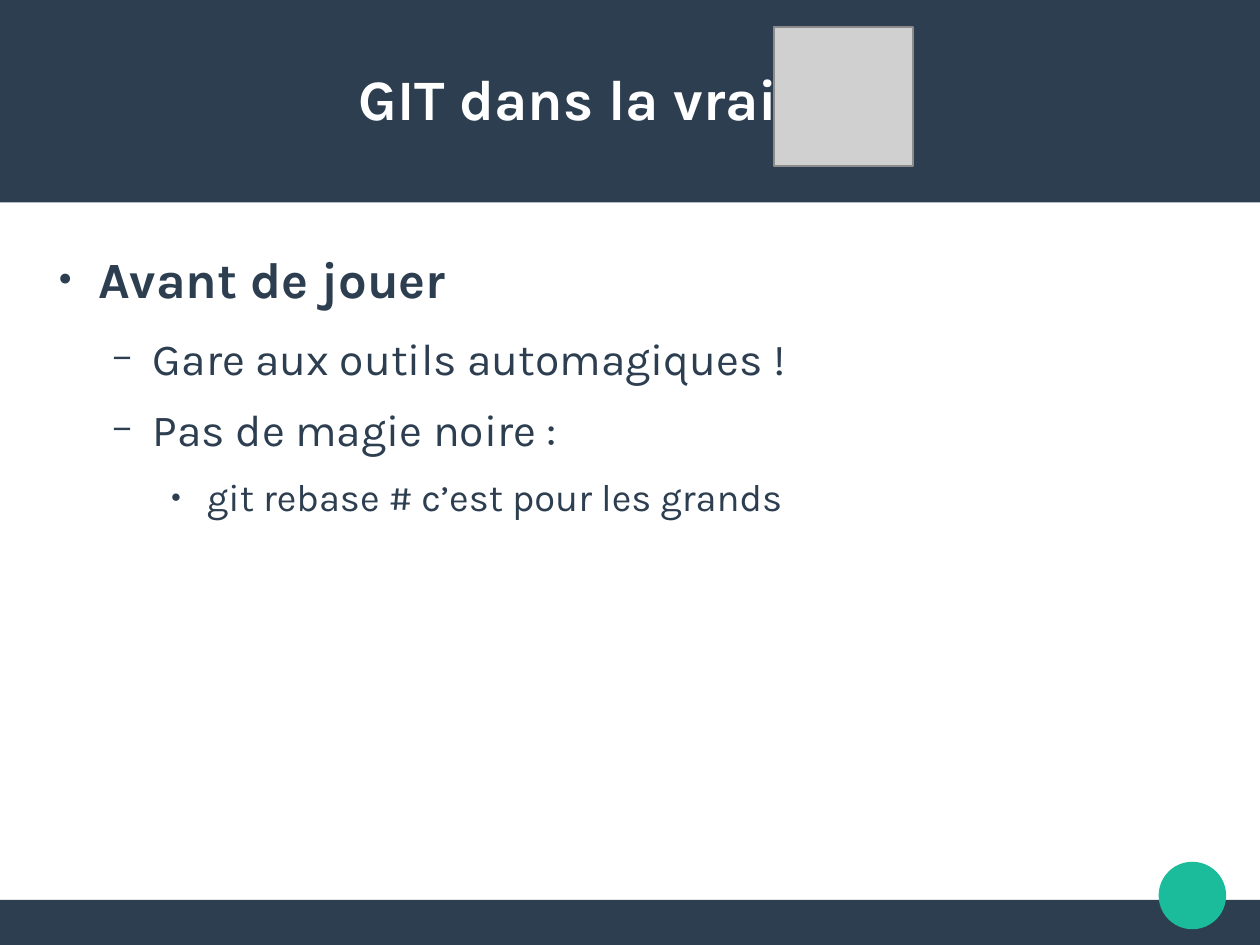
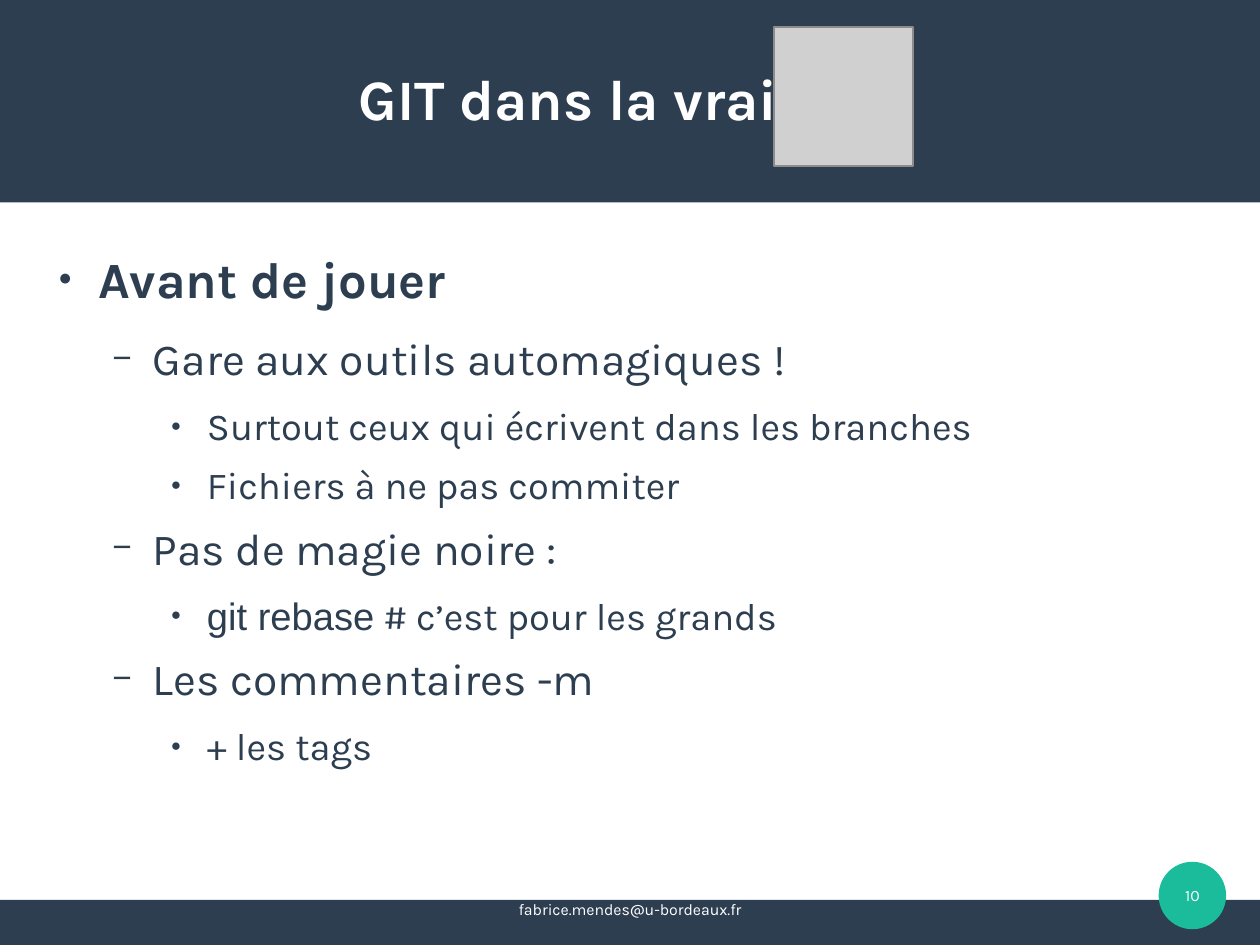
Before and after one commit to FAbOnGitHub/IntroductionGitLab, a slide deck: slide 10 of 20181008_initiation_GitLab_FM.odp (slide 9 before the commit). Drawn at 1260x945 pixels with LibreOffice and Linux fonts; fonts in the diff are those of the drawing; grey boxes stand for pictures; background and template pictures are left out. Boxes give left, top, right and bottom in pixels: in the first picture for what was removed or moved away, otherwise in the second. Text is boxed around its words. In the diff, an @@ line names an element or a change of style, - is before the commit and + after.

```diff
--- a/20181008_initiation_GitLab_FM.odp
+++ b/20181008_initiation_GitLab_FM.odp
@@ text at <box>207,411,971,508</box>: paragraphs added @@
+    ● Surtout ceux qui écrivent dans les branches
+    ● Fichiers à ne pas commiter
@@ text at <box>207,602,777,640</box>: font Karla to Arial in "git rebase" @@
@@ text at <box>153,664,594,770</box>: paragraphs added @@
+  − Les commentaires -m
+    ● + les tags
@@ page number added at <box>1185,891,1200,901</box>, 10 pt, text #FFFFFF @@
+10
@@ text added at <box>519,904,742,918</box>, 10 pt, text #FFFFFF @@
+fabrice.mendes@u-bordeaux.fr
```
Also in this commit, not shown: 9 other slides changed, 6 slides added, 3 slides removed.
